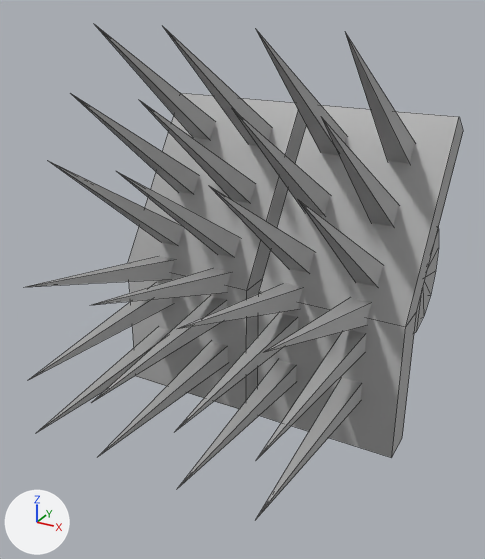
The FBX model Assets/Art/Characters/Drone_Armoured.fbx, before and after one commit.
Camera for both pictures: a camera (50 mm lens) standing at (1.41, -3.92, 1.68) and looking at (-0.17, -1.03, 0.24). The lights are fixed; the arrows at lower left show +X, +Y and +Z. Mesh edges are drawn as thin lines. Where no turn or scale is listed for an object, it has been applied to the vertices.

Objects in the first picture: 'Drone_Armoured'.
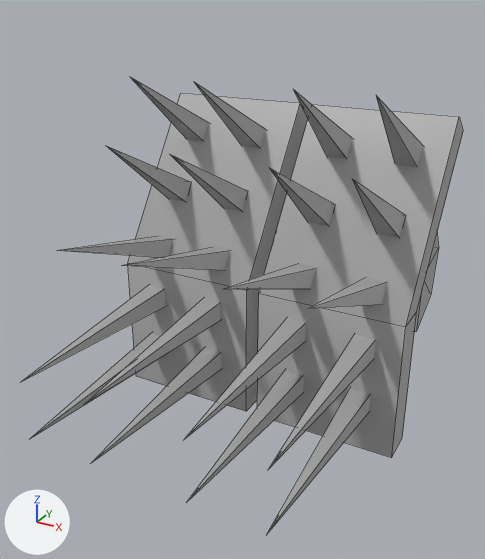
Pixel boxes (x1, y1, x2, y2) of what changed, in the pictures (485 x 559 px; the box of a moved part takes in the faces that stretch with it):
'Drone_Armoured', reshaped (7% shorter)
    before: (26, 25, 463, 519)
    after: (21, 77, 463, 534)
part 1 of me_mesh, moved or reshaped
    before: (264, 298, 372, 352)
    after: (309, 278, 387, 308)
part 2 of me_mesh, moved or reshaped
    before: (177, 283, 303, 329)
    after: (223, 264, 316, 289)
part 3 of me_mesh, moved or reshaped
    before: (258, 330, 366, 458)
    after: (269, 335, 375, 468)
part 4 of me_mesh, moved or reshaped
    before: (176, 313, 298, 430)
    after: (184, 318, 306, 440)
part 5 of me_mesh, moved or reshaped
    before: (256, 377, 362, 519)
    after: (267, 389, 371, 534)
part 6 of me_mesh, moved or reshaped
    before: (178, 360, 296, 488)
    after: (188, 370, 303, 501)
part 7 of me_mesh, moved or reshaped
    before: (26, 256, 175, 287)
    after: (58, 236, 173, 257)
part 8 of me_mesh, moved or reshaped
    before: (92, 268, 231, 305)
    after: (125, 247, 230, 270)
part 9 of me_mesh, moved or reshaped
    before: (29, 283, 172, 380)
    after: (21, 285, 165, 382)
part 10 of me_mesh, moved or reshaped
    before: (93, 296, 227, 402)
    after: (85, 298, 221, 404)
part 11 of me_mesh, moved or reshaped
    before: (36, 327, 170, 433)
    after: (31, 333, 168, 438)
part 12 of me_mesh, moved or reshaped
    before: (98, 342, 228, 457)
    after: (92, 348, 221, 463)
part 13 of me_mesh, rebuilt (34% narrower, 44% shorter)
    before: (164, 27, 272, 145)
    after: (195, 82, 266, 148)
part 14 of me_mesh, rebuilt (35% narrower, 45% shorter)
    before: (255, 28, 346, 155)
    after: (293, 89, 352, 158)
part 15 of me_mesh, deleted
    before: (118, 172, 240, 257)
part 16 of me_mesh, deleted
    before: (210, 186, 314, 273)
part 17 of me_mesh, deleted
    before: (298, 199, 383, 287)
part 18 of me_mesh, deleted
    before: (49, 161, 184, 246)
part 19 of me_mesh, moved or reshaped
    before: (72, 25, 415, 226)
    after: (105, 77, 423, 237)

Patch to the scene script:
```diff
--- a/Assets/Art/Characters/Drone_Armoured.fbx.py
+++ b/Assets/Art/Characters/Drone_Armoured.fbx.py
@@ me_mesh @@
-me_mesh.from_pydata(...)  # 422 vertices, 410 faces; spans x -0.77..0.77, y -2.23..0.68, z -0.43..1.54
+me_mesh.from_pydata(...)  # 318 vertices, 284 faces; spans x -0.77..0.77, y -2.23..0.68, z -0.43..1.29
+# me_mesh part 1: the loose piece of 5 vertices spanning x 0.48..0.6, y -2.19..-1.15, z 0.23..0.57 is scaled about its middle by (1, 0.817, 0.93), then moved by (0.05, 0.16, 0.08)
+# me_mesh part 2: the loose piece of 5 vertices spanning x 0.14..0.25, y -2.19..-1.15, z 0.23..0.57 is scaled about its middle by (1, 0.817, 0.93), then moved by (0.04, 0.16, 0.08)
+# me_mesh part 3: the loose piece of 5 vertices spanning x 0.48..0.6, y -2.23..-1.17, z 0.1..0.21 is moved by (0.05, 0.0, -0.02)
+# me_mesh part 4: the loose piece of 5 vertices spanning x 0.14..0.25, y -2.23..-1.17, z 0.1..0.21 is moved by (0.04, 0.0, -0.02)
+# me_mesh part 5: the loose piece of 5 vertices spanning x 0.48..0.6, y -2.23..-1.17, z -0.16..-0.05 is moved by (0.05, 0.0, -0.05)
+# me_mesh part 6: the loose piece of 5 vertices spanning x 0.14..0.25, y -2.23..-1.17, z -0.16..-0.05 is moved by (0.04, 0.0, -0.05)
+# me_mesh part 7: the loose piece of 5 vertices spanning x -0.6..-0.48, y -2.19..-1.15, z 0.23..0.57 is scaled about its middle by (1, 0.817, 0.93), then moved by (-0.05, 0.16, 0.08)
+# me_mesh part 8: the loose piece of 5 vertices spanning x -0.25..-0.14, y -2.19..-1.15, z 0.23..0.57 is scaled about its middle by (1, 0.817, 0.93), then moved by (-0.04, 0.16, 0.08)
+# me_mesh part 9: the loose piece of 5 vertices spanning x -0.6..-0.48, y -2.23..-1.17, z 0.1..0.21 is moved by (-0.05, 0.0, -0.02)
+# me_mesh part 10: the loose piece of 5 vertices spanning x -0.25..-0.14, y -2.23..-1.17, z 0.1..0.21 is moved by (-0.04, 0.0, -0.02)
+# me_mesh part 11: the loose piece of 5 vertices spanning x -0.6..-0.48, y -2.23..-1.17, z -0.16..-0.05 is moved by (-0.05, 0.0, -0.05)
+# me_mesh part 12: the loose piece of 5 vertices spanning x -0.25..-0.14, y -2.23..-1.17, z -0.16..-0.05 is moved by (-0.04, 0.0, -0.05)
+# me_mesh part 13: the loose piece of 5 vertices spanning x -0.26..-0.15, y -1.62..-0.72, z 0.89..1.54 is rebuilt with 5 vertices and now spans x -0.29..-0.18, y -1.36..-0.74, z 0.89..1.29
+# me_mesh part 14: the loose piece of 5 vertices spanning x 0.15..0.26, y -1.62..-0.72, z 0.89..1.54 is rebuilt with 5 vertices and now spans x 0.18..0.29, y -1.36..-0.74, z 0.89..1.29
+# me_mesh part 15: the loose piece of 5 vertices spanning x -0.26..-0.15, y -1.97..-1.06, z 0.39..1.04 is deleted
+# me_mesh part 16: the loose piece of 5 vertices spanning x 0.15..0.26, y -1.97..-1.06, z 0.39..1.04 is deleted
+# me_mesh part 17: the loose piece of 5 vertices spanning x 0.49..0.6, y -1.97..-1.06, z 0.39..1.04 is deleted
+# me_mesh part 18: the loose piece of 5 vertices spanning x -0.6..-0.49, y -1.97..-1.06, z 0.39..1.04 is deleted
+# me_mesh part 19: 30 vertices removed from x -0.6..0.6, y -1.8..-0.72, z 0.63..1.54; 30 vertices added at x -0.64..0.64, y -1.56..-0.74, z 0.61..1.29
 me_mesh.materials.append(mat_standardsurface1)
```
